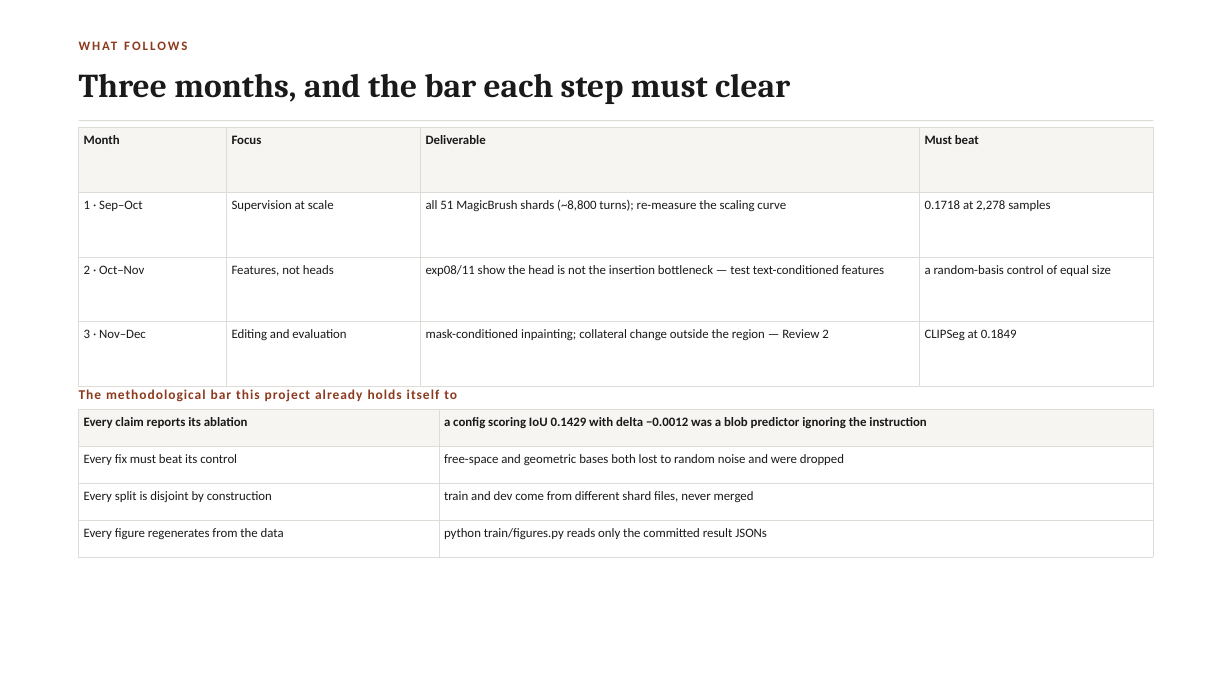
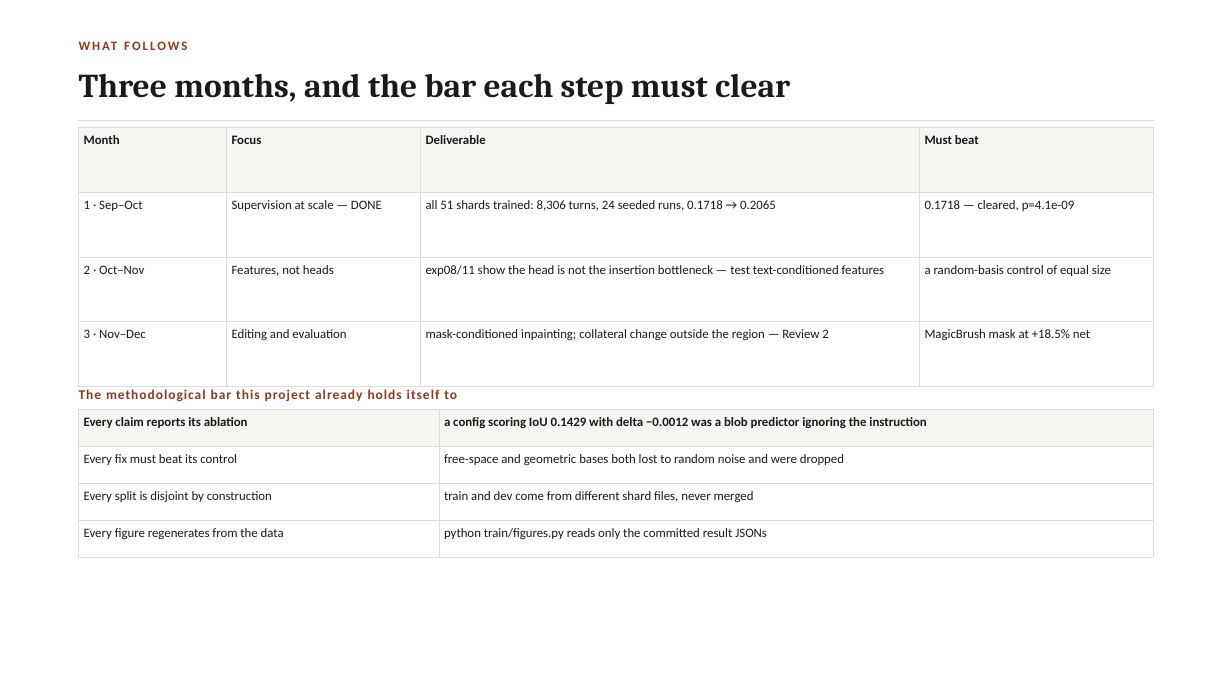
Before and after one commit to Amritha902/edit-region-prediction, a slide deck: slide 12 of deck/ISE_Review1_Final.pptx (slide 10 before the commit). Drawn at 1232x693 pixels with LibreOffice and Linux fonts; fonts in the diff are those of the drawing. Boxes give left, top, right and bottom in pixels: in the first picture for what was removed or moved away, otherwise in the second. Text is boxed around its words. In the diff, an @@ line names an element or a change of style, - is before the commit and + after.

```diff
--- a/deck/ISE_Review1_Final.pptx
+++ b/deck/ISE_Review1_Final.pptx
@@ table at [79, 128, 1153, 344] @@
-row 2: 1 · Sep–Oct | Supervision at scale | all 51 MagicBrush shards (~8,800 turns); re-measure the scaling curve | 0.1718 at 2,278 samples
+row 2: 1 · Sep–Oct | Supervision at scale — DONE | all 51 shards trained: 8,306 turns, 24 seeded runs, 0.1718 → 0.2065 | 0.1718 — cleared, p=4.1e-09
-row 4, column 4: CLIPSeg at 0.1849
+row 4, column 4: MagicBrush mask at +18.5% net
```
Also in this commit, not shown: 3 other slides changed, 4 slides added, 2 slides removed, 14 other files.
